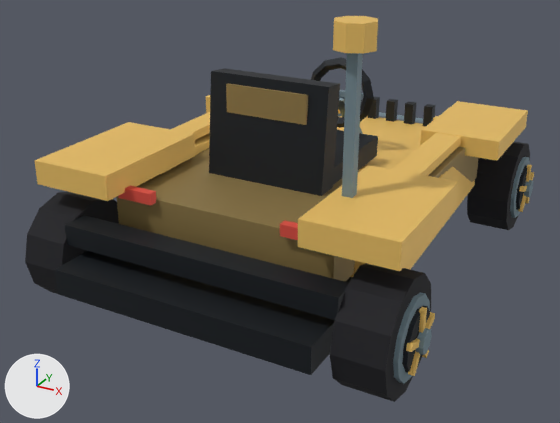
Renders of the glTF model DLC/TheDarkKnight/assets/kart/the-dark-knight/jim-gordon-tdk/kart.glb from each side of a commit.
Before and after are seen from a camera (50 mm lens) standing at (2.05, -4.11, 2.32) and looking at (-0.09, -0.23, 0.38). The axes (+X, +Y, +Z) are drawn at lower left. The lights are the same throughout. The picture after the commit comes second. Where no turn or scale is listed for an object, it has been applied to the vertices. Vertices at exactly the same position are counted once.

Names of what the first picture shows: 'chassis', 'wheel-front-right', 'wheel-rear-left', 'wheel-rear-right'.
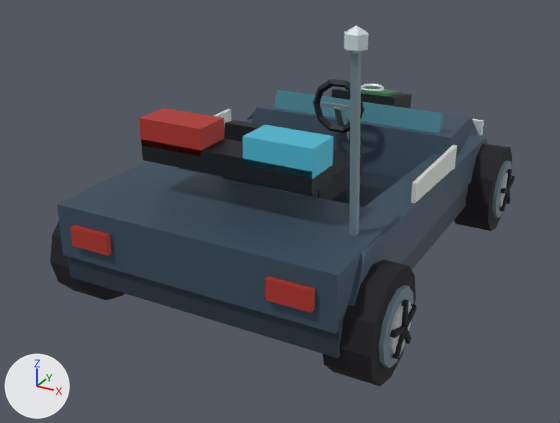
What changed in the scene script:
```text
Change me_wheel_front_right:
    remove me_wheel_front_right.from_pydata(...)  # 132 vertices, 228 faces; spans x -0.135..0.221, y -0.31..0.31, z -0.31..0.31
    add me_wheel_front_right.from_pydata(...)  # 113 vertices, 196 faces; spans x -0.125..0.183, y -0.3..0.3, z -0.3..0.3
    me_wheel_front_right part 1: a new loose piece, a 10-sided cylinder along x spanning x 0.14..0.165, y -0.128..0.128, z -0.135..0.135, in mat_wheel_vertex_colours
    me_wheel_front_right part 2: a new loose piece, a box spanning x 0.158..0.183, y -0.015..0.015, z 0.0..0.15, in mat_wheel_vertex_colours
    me_wheel_front_right part 3: the loose piece of 26 vertices spanning x -0.135..0.135, y -0.31..0.31, z -0.31..0.31 is rebuilt with 51 vertices and now spans x -0.125..0.149, y -0.3..0.3, z -0.3..0.3
    me_wheel_front_right part 4: the loose piece of 8 vertices spanning x 0.174..0.2, y 0.0..0.165, z -0.015..0.068 is rebuilt with 8 vertices and now spans x 0.158..0.183, y -0.005..0.147, z -0.014..0.061
    me_wheel_front_right part 5: the loose piece of 8 vertices spanning x 0.174..0.2, y -0.165..0.0, z -0.015..0.068 is rebuilt with 8 vertices and now spans x 0.158..0.183, y -0.147..0.005, z -0.014..0.061
    me_wheel_front_right part 6: 90 vertices removed from x 0.134..0.221, y -0.217..0.217, z -0.217..0.217; 16 vertices added at x 0.158..0.183, y -0.1..0.1, z -0.13..0.009
Change me_wheel_rear_right:
    remove me_wheel_rear_right.from_pydata(...)  # 132 vertices, 228 faces; spans x -0.135..0.221, y -0.31..0.31, z -0.31..0.31
    add me_wheel_rear_right.from_pydata(...)  # 113 vertices, 196 faces; spans x -0.125..0.183, y -0.3..0.3, z -0.3..0.3
    me_wheel_rear_right part 7: a new loose piece, a 10-sided cylinder along x spanning x 0.14..0.165, y -0.128..0.128, z -0.135..0.135, in mat_wheel_vertex_colours
    me_wheel_rear_right part 8: a new loose piece, a box spanning x 0.158..0.183, y -0.015..0.015, z 0.0..0.15, in mat_wheel_vertex_colours
    me_wheel_rear_right part 9: the loose piece of 26 vertices spanning x -0.135..0.135, y -0.31..0.31, z -0.31..0.31 is rebuilt with 51 vertices and now spans x -0.125..0.149, y -0.3..0.3, z -0.3..0.3
    me_wheel_rear_right part 10: the loose piece of 8 vertices spanning x 0.174..0.2, y 0.0..0.165, z -0.015..0.068 is rebuilt with 8 vertices and now spans x 0.158..0.183, y -0.005..0.147, z -0.014..0.061
    me_wheel_rear_right part 11: the loose piece of 8 vertices spanning x 0.174..0.2, y -0.165..0.0, z -0.015..0.068 is rebuilt with 8 vertices and now spans x 0.158..0.183, y -0.147..0.005, z -0.014..0.061
    me_wheel_rear_right part 12: 90 vertices removed from x 0.134..0.221, y -0.217..0.217, z -0.217..0.217; 16 vertices added at x 0.158..0.183, y -0.1..0.1, z -0.13..0.009
Remove ob_chassis:
    ob_chassis = bpy.data.objects.new('chassis', me_chassis)
Change ob_wheel_rear_left:
    ob_wheel_rear_left.location: (-0.945, -1.085, 0.31) -> (-0.85, -1.01, 0.3)
Change ob_wheel_front_right:
    ob_wheel_front_right.location: (0.945, 1.085, 0.31) -> (0.85, 1.01, 0.3)
Change ob_wheel_rear_right:
    ob_wheel_rear_right.location: (0.945, -1.085, 0.31) -> (0.85, -1.01, 0.3)
Add ob_identity_police_car_motif_scanner:
    ob_identity_police_car_motif_scanner = bpy.data.objects.new('identity-police-car-motif-scanner', me_identity_police_car_motif_scanner)  # 56 vertices, 104 faces; spans x -0.235..0.235, y 0.779..1.161, z 0.681..0.914
    ob_identity_police_car_motif_scanner.location = (0.0, 0.0, 0.0)
Add ob_identity_police_car_motif_antenna:
    ob_identity_police_car_motif_antenna = bpy.data.objects.new('identity-police-car-motif-antenna', me_identity_police_car_motif_antenna)  # 22 vertices, 36 faces; spans x 0.654..0.766, y -1.049..-0.913, z 0.699..1.715
    ob_identity_police_car_motif_antenna.location = (0.0, 0.0, 0.0)
Add ob_identity_police_car_driver_cockpit:
    ob_identity_police_car_driver_cockpit = bpy.data.objects.new('identity-police-car-driver-cockpit', me_identity_police_car_driver_cockpit)  # 80 vertices, 140 faces; spans x -0.3..0.3, y -0.557..0.679, z 0.459..1.086
    ob_identity_police_car_driver_cockpit.location = (0.0, 0.0, 0.0)
Add ob_identity_police_car_police_car_road_car_body:
    ob_identity_police_car_police_car_road_car_body = bpy.data.objects.new('identity-police-car-police-car-road-car-body', me_identity_police_car_police_car_road_car_body)  # 128 vertices, 192 faces; spans x -0.86..0.86, y -1.39..1.49, z 0.25..1.12
    ob_identity_police_car_police_car_road_car_body.location = (0.0, 0.0, 0.0)
```

Pixel boxes (x1, y1, x2, y2) of what changed, in the pictures (560 x 423 px):
'chassis', deleted
    before: (34, 16, 528, 375)
'identity-police-car-police-car-road-car-body', added (blue)
    after: (57, 90, 488, 358)
'wheel-rear-right', reshaped, moved (10% narrower, 9% shorter)
    before: (330, 263, 435, 402)
    after: (323, 260, 417, 386)
'wheel-rear-left', moved
    before: (25, 191, 119, 294)
    after: (50, 221, 125, 301)
'wheel-front-right', reshaped, moved (9% narrower)
    before: (467, 142, 534, 230)
    after: (454, 144, 515, 231)
'identity-police-car-driver-cockpit', added
    after: (223, 79, 364, 200)
'identity-police-car-motif-antenna', added
    after: (344, 25, 369, 236)
'identity-police-car-motif-scanner', added
    after: (331, 84, 412, 108)
part 1 of me_wheel_front_right, added
    after: (499, 171, 508, 208)
part 2 of me_wheel_front_right, added
    after: (506, 169, 512, 191)
part 3 of me_wheel_front_right, rebuilt (8% narrower)
    before: (467, 142, 530, 230)
    after: (454, 144, 512, 231)
part 4 of me_wheel_front_right, rebuilt
    before: (530, 172, 534, 180)
    after: (509, 175, 515, 191)
part 5 of me_wheel_front_right, rebuilt
    before: (519, 186, 527, 192)
    after: (500, 188, 509, 193)
part 6 of me_wheel_front_right, cut back
    before: (510, 157, 533, 218)
    after: (500, 191, 510, 212)
part 7 of me_wheel_rear_right, added
    after: (389, 301, 412, 354)
part 8 of me_wheel_rear_right, added
    after: (401, 299, 409, 327)
part 9 of me_wheel_rear_right, rebuilt (8% narrower, 9% shorter)
    before: (330, 263, 431, 402)
    after: (323, 260, 416, 386)
part 10 of me_wheel_rear_right, rebuilt
    before: (425, 312, 435, 329)
    after: (406, 304, 417, 330)
part 11 of me_wheel_rear_right, rebuilt
    before: (406, 338, 420, 352)
    after: (390, 326, 406, 338)
part 12 of me_wheel_rear_right, cut back
    before: (393, 292, 432, 384)
    after: (392, 328, 411, 359)
